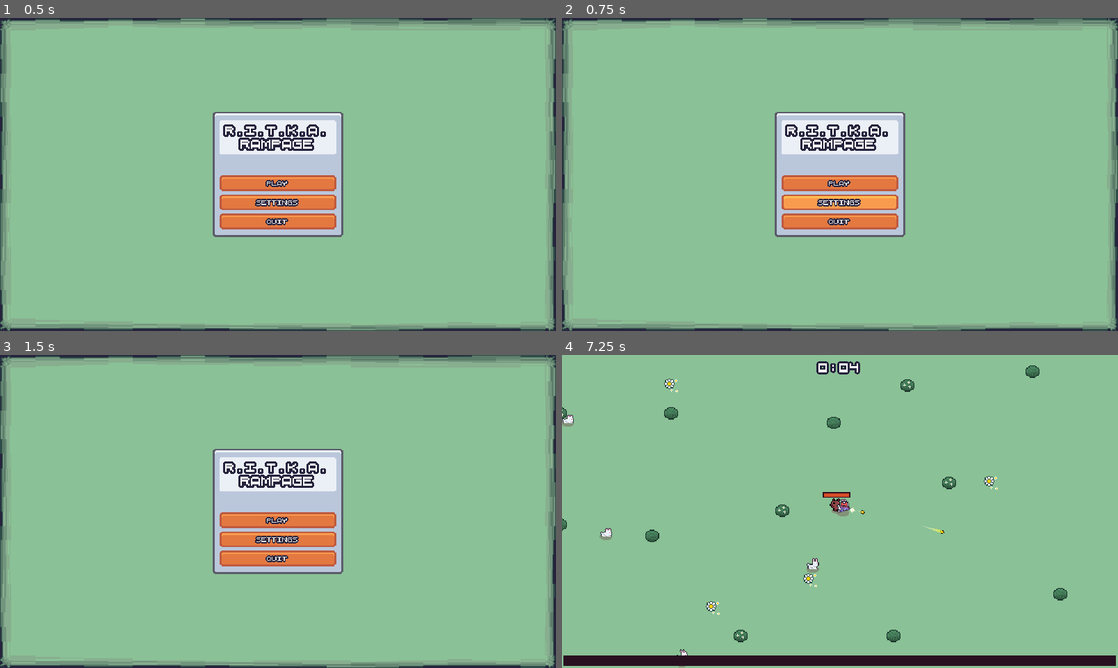
Above: before the commit, frames 1-4 (two rows, left to right).
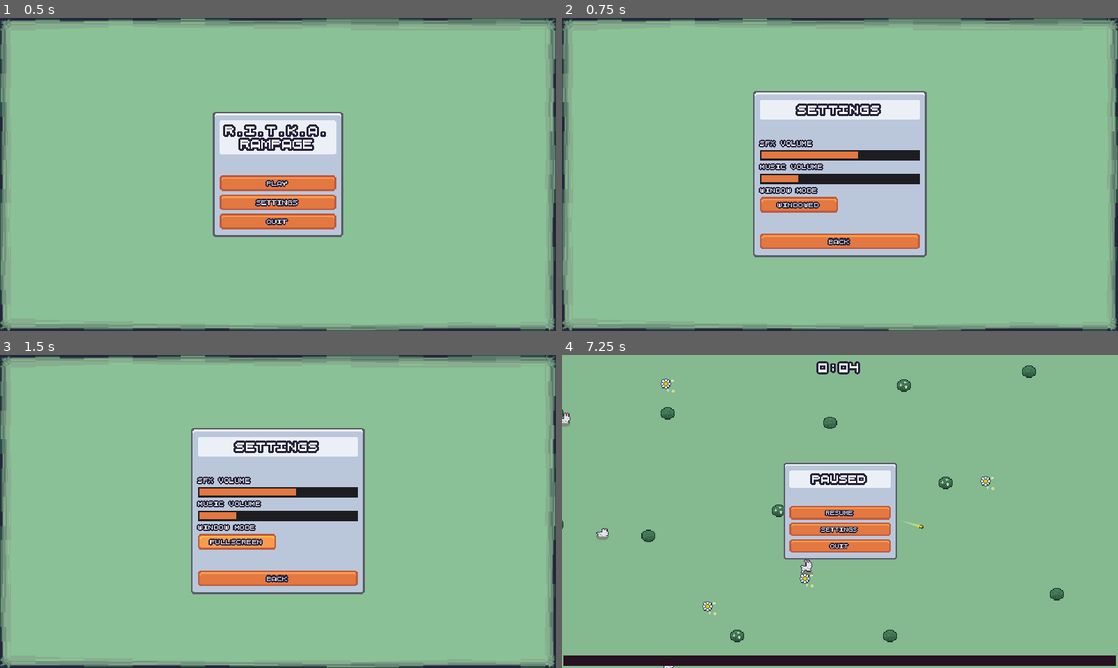
Above: after the commit, the same moments.

Repository: Sundwell/ritka-rampage
Game: Godot game, scene res://scenes/ui/menus/main_menu.tscn
Same seed, same stepped clock (60 frames per second), same inputs: the game is played once before the commit and once after it.
Inputs (mouse positions are in pixels of both pictures, inside the frame that each line leads up to):
- Up to frame 1 (0.5 s): no input
- Up to frame 2 (0.75 s): click "Settings" at 0.5 s
- Up to frame 3 (1.5 s): click "Windowed" at 1.25 s
- Up to frame 4 (7.25 s): click "Back" at 2 s; click "Play" at 2.75 s; tap Enter at 3.5 s; move the mouse to (962, 495) at 3.52 s; press the mouse at (962, 495) at 3.53 s; hold D (move_right) 3.53-4.28 s; move the mouse to (728, 527) at 4.27 s; release the mouse at (728, 527) at 4.28 s; hold S (move_down) 4.28-5.03 s; tap W (move_top) at 4.35, 5.85 s; move the mouse to (895, 442) at 5.02 s; press the mouse at (895, 442) at 5.03 s; hold D (move_right) 5.03-6.53 s; move the mouse to (812, 574) at 5.77 s; release the mouse at (812, 574) at 5.78 s; click (812, 574) at 5.92 s; move the mouse to (1006, 558) at 6.52 s; press the mouse at (1006, 558) at 6.53 s; hold A (move_left) from 6.53 s (still down); tap Escape (pause, bound only after the commit) at 7.15 s

Frame 1 is identical in both runs. In frame 2, 15% of the frame differs, in the area x 34-66%, y 23-77%; in frame 3, 15%; in frame 4, 7.7%.

Commit message:
Added music to main menu and added pause

Diff:
--- a/project.godot
+++ b/project.godot
@@ -17,9 +17,10 @@
 [autoload]
 
 GameEvents="*res://scenes/autoload/game_events.tscn"
-Constants="*res://scripts/constants.gd"
-Utils="*res://scripts/utils.gd"
-GlobalActions="*res://scripts/global_actions.gd"
+Constants="*res://scenes/autoload/constants.gd"
+Utils="*res://scenes/autoload/utils.gd"
+GlobalActions="*res://scenes/autoload/global_actions.gd"
+TweenEffect="*res://scenes/autoload/tween_effect.gd"
 
 [debug]
 
@@ -79,6 +80,11 @@
 "events": [Object(InputEventMouseButton,"resource_local_to_scene":false,"resource_name":"","device":-1,"window_id":0,"a …(253 unchanged characters)…
 ]
 }
+pause={
+"deadzone": 0.5,
+"events": [Object(InputEventKey,"resource_local_to_scene":false,"resource_name":"","device":-1,"window_id":0,"alt_pressed":false,"shift_pressed":false,"ctrl_pressed":false,"meta_pressed":false,"pressed":false,"keycode":0,"physical_keycode":4194305,"key_label":0,"unicode":0,"location":0,"echo":false,"script":null)
+]
+}
 
 [layer_names]
 
--- a/resources/theme/theme.tres
+++ b/resources/theme/theme.tres
@@ -28,6 +28,38 @@
 texture_margin_right = 4.0
 texture_margin_bottom = 5.0
 region_rect = Rect2(2, 34, 12, 12)
+
+[sub_resource type="PlaceholderTexture2D" id="PlaceholderTexture2D_d8te4"]
+size = Vector2(0, 0)
+
+[sub_resource type="PlaceholderTexture2D" id="PlaceholderTexture2D_rxg46"]
+size = Vector2(0, 0)
+
+[sub_resource type="PlaceholderTexture2D" id="PlaceholderTexture2D_2gjlo"]
+size = Vector2(0, 0)
+
+[sub_resource type="StyleBoxFlat" id="StyleBoxFlat_0qngi"]
+bg_color = Color(0.890196, 0.470588, 0.25098, 1)
+border_width_left = 2
+border_width_top = 2
+border_width_right = 2
+border_width_bottom = 2
+border_color = Color(0.8, 0.8, 0.8, 0)
+
+[sub_resource type="StyleBoxFlat" id="StyleBoxFlat_s81ov"]
+bg_color = Color(0.976471, 0.607843, 0.305882, 1)
+border_width_left = 2
+border_width_top = 2
+border_width_right = 2
+border_width_bottom = 2
+border_color = Color(0.8, 0.8, 0.8, 0)
+
+[sub_resource type="StyleBoxFlat" id="StyleBoxFlat_s62qb"]
+content_margin_left = 2.0
+content_margin_top = 6.0
+content_margin_right = 2.0
+content_margin_bottom = 6.0
+bg_color = Color(0.113725, 0.113725, 0.129412, 1)
 
 [sub_resource type="StyleBoxTexture" id="StyleBoxTexture_aqwd6"]
 texture = ExtResource("1_l3myt")
@@ -87,6 +119,13 @@
 Button/styles/hover = SubResource("StyleBoxTexture_l8dja")
 Button/styles/normal = SubResource("StyleBoxTexture_wrbu1")
 Button/styles/pressed = SubResource("StyleBoxTexture_73o4q")
+HSlider/constants/grabber_offset = 2
+HSlider/icons/grabber = SubResource("PlaceholderTexture2D_d8te4")
+HSlider/icons/grabber_disabled = SubResource("PlaceholderTexture2D_rxg46")
+HSlider/icons/grabber_highlight = SubResource("PlaceholderTexture2D_2gjlo")
+HSlider/styles/grabber_area = SubResource("StyleBoxFlat_0qngi")
+HSlider/styles/grabber_area_highlight = SubResource("StyleBoxFlat_s81ov")
+HSlider/styles/slider = SubResource("StyleBoxFlat_s62qb")
 Label/colors/font_outline_color = Color(0.14902, 0.137255, 0.239216, 1)
 Label/constants/outline_size = 5
 Label/font_sizes/font_size = 5
--- /dev/null
+++ b/scenes/autoload/tween_effect.gd
@@ -0,0 +1,9 @@
+extends Node
+
+
+func bouncing_appear(node: CanvasItem, tween: Tween) -> Tween:
+	tween.tween_property(node, "scale", Vector2.ONE, 0.3) \
+			.from(Vector2.ZERO) \
+			.set_ease(Tween.EASE_OUT).set_trans(Tween.TRANS_BACK)
+
+	return tween
--- a/scenes/main/main.gd
+++ b/scenes/main/main.gd
@@ -1,12 +1,20 @@
 extends Node2D
 
 @export var end_screen_scene: PackedScene
+@export var pause_scene: PackedScene
 
 
 func _ready():
 	%Player.health_component.died.connect(on_player_died)
 
 
+func _unhandled_input(event: InputEvent) -> void:
+	if event.is_action_pressed("pause"):
+		var pause_menu = pause_scene.instantiate()
+		add_child(pause_menu)
+		get_tree().root.set_input_as_handled()
+
+
 func on_player_died():
 	var end_screen = end_screen_scene.instantiate()
 	add_child(end_screen)
--- a/scenes/main/main.tscn
+++ b/scenes/main/main.tscn
@@ -6,6 +6,7 @@
 [ext_resource type="PackedScene" uid="uid://r1vpw62fcrjw" path="res://scenes/ui/end_screen.tscn" id="2_jn3hq"]
 [ext_resource type="PackedScene" uid="uid://vixacdyyqg70" path="res://scenes/game_object/bush/bush.tscn" id="2_vx0vm"]
 [ext_resource type="PackedScene" uid="uid://cmt37s18d81vr" path="res://scenes/manager/enemy_manager.tscn" id="2_y0yni"]
+[ext_resource type="PackedScene" uid="uid://6xndi4vlwwav" path="res://scenes/ui/menus/pause_menu.tscn" id="3_0ovt7"]
 [ext_resource type="PackedScene" uid="uid://ddkuoft8656d3" path="res://scenes/cache/particles_cache.tscn" id="3_4e6ny"]
 [ext_resource type="PackedScene" uid="uid://csopqp6wvh5n" path="res://scenes/ui/mutations/experience_bar.tscn" id="3_6rnxb"]
 [ext_resource type="PackedScene" uid="uid://hrmwpla6w5kt" path="res://scenes/manager/arena_time_manager.tscn" id="3_dwsl6"]
@@ -80,13 +81,13 @@
 [node name="Main" type="Node2D"]
 script = ExtResource("1_fqumt")
 end_screen_scene = ExtResource("2_jn3hq")
+pause_scene = ExtResource("3_0ovt7")
 
 [node name="ParticlesCache" parent="." instance=ExtResource("3_4e6ny")]
 position = Vector2(-108, -46)
 
 [node name="SoundtrackPlayerComponent" parent="." instance=ExtResource("4_dy3qn")]
 process_mode = 3
-volume_db = -30.0
 autoplay = true
 
 [node name="ArenaTimeUI" parent="." node_paths=PackedStringArray("arena_time_manager") instance=ExtResource("2_7sja6")]
--- a/scenes/ui/menus/main_menu.gd
+++ b/scenes/ui/menus/main_menu.gd
@@ -1,7 +1,7 @@
 extends CanvasLayer
 
-var main_scene = preload("res://scenes/main/main.tscn")
-var settings_scene = preload("res://settings_menu.tscn")
+@export var settings_scene: PackedScene
+@export var main_scene: PackedScene
 
 @onready var play_button: Button = %PlayButton
 @onready var settings_button: Button = %SettingsButton
--- a/scenes/ui/menus/main_menu.tscn
+++ b/scenes/ui/menus/main_menu.tscn
@@ -1,19 +1,24 @@
-[gd_scene load_steps=6 format=3 uid="uid://b4tothkjcil2f"]
+[gd_scene load_steps=8 format=3 uid="uid://b4tothkjcil2f"]
 
 [ext_resource type="Script" path="res://scenes/ui/menus/main_menu.gd" id="1_ct0pc"]
 [ext_resource type="PackedScene" uid="uid://rij5bvmvffnm" path="res://scenes/ui/app_button.tscn" id="2_a5s15"]
-[ext_resource type="AudioStream" uid="uid://bbhemg8tljnyi" path="res://assets/audio/music/soundtrack_meadow/part_2.wav" id="2_j6e4n"]
+[ext_resource type="PackedScene" uid="uid://5p624wsr7m2d" path="res://scenes/ui/menus/settings_menu.tscn" id="2_movie"]
 [ext_resource type="Texture2D" uid="uid://csm3wy375fqyn" path="res://assets/environment/tileset.png" id="2_udkq3"]
+[ext_resource type="PackedScene" uid="uid://cqd01tgnwtfhh" path="res://scenes/main/main.tscn" id="3_5sin2"]
+[ext_resource type="AudioStream" uid="uid://lviwjb7tg0s3" path="res://assets/audio/music/menu.ogg" id="4_qd6dr"]
 
-[sub_resource type="AudioStreamPlaylist" id="AudioStreamPlaylist_83cbt"]
+[sub_resource type="AudioStreamPlaylist" id="AudioStreamPlaylist_b2ryu"]
+fade_time = 1.0
 stream_count = 1
-stream_0 = ExtResource("2_j6e4n")
+stream_0 = ExtResource("4_qd6dr")
 
 [node name="MainMenu" type="CanvasLayer"]
 script = ExtResource("1_ct0pc")
+settings_scene = ExtResource("2_movie")
+main_scene = ExtResource("3_5sin2")
 
 [node name="AudioStreamPlayer" type="AudioStreamPlayer" parent="."]
-stream = SubResource("AudioStreamPlaylist_83cbt")
+stream = SubResource("AudioStreamPlaylist_b2ryu")
 autoplay = true
 bus = &"Music"
 
--- /dev/null
+++ b/scenes/ui/menus/pause_menu.gd
@@ -0,0 +1,58 @@
+extends CanvasLayer
+
+@export var settings_scene: PackedScene
+var is_closing := false
+
+@onready var resume_button: Button = %ResumeButton
+@onready var settings_button: Button = %SettingsButton
+@onready var quit_button: Button = %QuitButton
+@onready var panel_container: PanelContainer = $MarginContainer/PanelContainer
+@onready var animation_player: AnimationPlayer = $AnimationPlayer
+
+
+func _ready() -> void:
+	animation_player.play("default")
+	GlobalActions.pause_game()
+	panel_container.pivot_offset = panel_container.size / 2
+	var tween = create_tween()
+	TweenEffect.bouncing_appear(panel_container, tween)
+
+	resume_button.pressed.connect(on_resume_pressed)
+	settings_button.pressed.connect(on_settings_pressed)
+	quit_button.pressed.connect(on_quit_pressed)
+
+
+func _unhandled_input(event: InputEvent) -> void:
+	if event.is_action_pressed("pause"):
+		close()
+		get_tree().root.set_input_as_handled()
+
+
+func close():
+	if is_closing:
+		return
+
+	is_closing = true
+
+	animation_player.play_backwards("default")
+	GlobalActions.unpause_game()
+	queue_free()
+
+
+func on_resume_pressed():
+	close()
+
+
+func on_settings_pressed():
+	var settings_menu = settings_scene.instantiate() as SettingsMenu
+	add_child(settings_menu)
+	settings_menu.back_pressed.connect(on_settings_back_pressed.bind(settings_menu))
+
+
+func on_settings_back_pressed(settings_menu: SettingsMenu):
+	settings_menu.queue_free()
+
+
+func on_quit_pressed():
+	GlobalActions.unpause_game()
+	get_tree().change_scene_to_file("res://scenes/ui/menus/main_menu.tscn")
--- /dev/null
+++ b/scenes/ui/menus/pause_menu.tscn
@@ -0,0 +1,124 @@
+[gd_scene load_steps=7 format=3 uid="uid://6xndi4vlwwav"]
+
+[ext_resource type="Script" path="res://scenes/ui/menus/pause_menu.gd" id="1_ffoyu"]
+[ext_resource type="PackedScene" uid="uid://5p624wsr7m2d" path="res://scenes/ui/menus/settings_menu.tscn" id="2_dehwt"]
+[ext_resource type="PackedScene" uid="uid://rij5bvmvffnm" path="res://scenes/ui/app_button.tscn" id="2_mxojf"]
+
+[sub_resource type="Animation" id="Animation_sx5pp"]
+length = 0.001
+tracks/0/type = "value"
+tracks/0/imported = false
+tracks/0/enabled = true
+tracks/0/path = NodePath("ColorRect:modulate")
+tracks/0/interp = 1
+tracks/0/loop_wrap = true
+tracks/0/keys = {
+"times": PackedFloat32Array(0),
+"transitions": PackedFloat32Array(1),
+"update": 0,
+"values": [Color(1, 1, 1, 1)]
+}
+
+[sub_resource type="Animation" id="Animation_ijgn8"]
+resource_name = "default"
+length = 0.3
+step = 0.05
+tracks/0/type = "value"
+tracks/0/imported = false
+tracks/0/enabled = true
+tracks/0/path = NodePath("ColorRect:modulate")
+tracks/0/interp = 2
+tracks/0/loop_wrap = true
+tracks/0/keys = {
+"times": PackedFloat32Array(0, 0.3),
+"transitions": PackedFloat32Array(1, 1),
+"update": 0,
+"values": [Color(1, 1, 1, 0), Color(1, 1, 1, 0.419608)]
+}
+
+[sub_resource type="AnimationLibrary" id="AnimationLibrary_7bqv3"]
+_data = {
+"RESET": SubResource("Animation_sx5pp"),
+"default": SubResource("Animation_ijgn8")
+}
+
+[node name="PauseMenu" type="CanvasLayer"]
+process_mode = 3
+script = ExtResource("1_ffoyu")
+settings_scene = ExtResource("2_dehwt")
+
+[node name="AnimationPlayer" type="AnimationPlayer" parent="."]
+libraries = {
+"": SubResource("AnimationLibrary_7bqv3")
+}
+
+[node name="ColorRect" type="ColorRect" parent="."]
+anchors_preset = 15
+anchor_right = 1.0
+anchor_bottom = 1.0
+grow_horizontal = 2
+grow_vertical = 2
+color = Color(0.133333, 0.137255, 0.137255, 1)
+
+[node name="MarginContainer" type="MarginContainer" parent="."]
+anchors_preset = 15
+anchor_right = 1.0
+anchor_bottom = 1.0
+grow_horizontal = 2
+grow_vertical = 2
+
+[node name="PanelContainer" type="PanelContainer" parent="MarginContainer"]
+custom_minimum_size = Vector2(150, 0)
+layout_mode = 2
+size_flags_horizontal = 4
+size_flags_vertical = 4
+
+[node name="MarginContainer" type="MarginContainer" parent="MarginContainer/PanelContainer"]
+layout_mode = 2
+theme_override_constants/margin_left = 4
+theme_override_constants/margin_top = 4
+theme_override_constants/margin_right = 4
+theme_override_constants/margin_bottom = 4
+
+[node name="VBoxContainer" type="VBoxContainer" parent="MarginContainer/PanelContainer/MarginContainer"]
+layout_mode = 2
+theme_override_constants/separation = 24
+
+[node name="PanelContainer" type="PanelContainer" parent="MarginContainer/PanelContainer/MarginContainer/VBoxContainer"]
+layout_mode = 2
+theme_type_variation = &"WUTitleStatPanelContainer"
+
+[node name="MarginContainer" type="MarginContainer" parent="MarginContainer/PanelContainer/MarginContainer/VBoxContainer/PanelContainer"]
+custom_minimum_size = Vector2(100, 0)
+layout_mode = 2
+theme_override_constants/margin_left = 4
+theme_override_constants/margin_top = 4
+theme_override_constants/margin_right = 4
+theme_override_constants/margin_bottom = 4
+
+[node name="Label" type="Label" parent="MarginContainer/PanelContainer/MarginContainer/VBoxContainer/PanelContainer/MarginContainer"]
+custom_minimum_size = Vector2(100, 0)
+layout_mode = 2
+theme_override_constants/outline_size = 9
+theme_override_font_sizes/font_size = 10
+text = "Paused"
+horizontal_alignment = 1
+autowrap_mode = 2
+
+[node name="VBoxContainer" type="VBoxContainer" parent="MarginContainer/PanelContainer/MarginContainer/VBoxContainer"]
+layout_mode = 2
+
+[node name="ResumeButton" parent="MarginContainer/PanelContainer/MarginContainer/VBoxContainer/VBoxContainer" instance=ExtResource("2_mxojf")]
+unique_name_in_owner = true
+layout_mode = 2
+text = "Resume"
+
+[node name="SettingsButton" parent="MarginContainer/PanelContainer/MarginContainer/VBoxContainer/VBoxContainer" instance=ExtResource("2_mxojf")]
+unique_name_in_owner = true
+layout_mode = 2
+text = "Settings"
+
+[node name="QuitButton" parent="MarginContainer/PanelContainer/MarginContainer/VBoxContainer/VBoxContainer" instance=ExtResource("2_mxojf")]
+unique_name_in_owner = true
+layout_mode = 2
+text = "Quit"
--- /dev/null
+++ b/scenes/ui/menus/settings_menu.tscn
@@ -0,0 +1,103 @@
+[gd_scene load_steps=3 format=3 uid="uid://5p624wsr7m2d"]
+
+[ext_resource type="PackedScene" uid="uid://rij5bvmvffnm" path="res://scenes/ui/app_button.tscn" id="1_2q4dh"]
+[ext_resource type="Script" path="res://scenes/ui/menus/settings_menu.gd" id="1_r4niq"]
+
+[node name="SettingsMenu" type="CanvasLayer"]
+layer = 2
+script = ExtResource("1_r4niq")
+
+[node name="MarginContainer" type="MarginContainer" parent="."]
+anchors_preset = 15
+anchor_right = 1.0
+anchor_bottom = 1.0
+grow_horizontal = 2
+grow_vertical = 2
+
+[node name="PanelContainer" type="PanelContainer" parent="MarginContainer"]
+custom_minimum_size = Vector2(200, 0)
+layout_mode = 2
+size_flags_horizontal = 4
+size_flags_vertical = 4
+
+[node name="MarginContainer" type="MarginContainer" parent="MarginContainer/PanelContainer"]
+layout_mode = 2
+theme_override_constants/margin_left = 4
+theme_override_constants/margin_top = 4
+theme_override_constants/margin_right = 4
+theme_override_constants/margin_bottom = 4
+
+[node name="VBoxContainer" type="VBoxContainer" parent="MarginContainer/PanelContainer/MarginContainer"]
+layout_mode = 2
+theme_override_constants/separation = 24
+
+[node name="PanelContainer" type="PanelContainer" parent="MarginContainer/PanelContainer/MarginContainer/VBoxContainer"]
+layout_mode = 2
+theme_type_variation = &"WUTitleStatPanelContainer"
+
+[node name="MarginContainer" type="MarginContainer" parent="MarginContainer/PanelContainer/MarginContainer/VBoxContainer/PanelContainer"]
+custom_minimum_size = Vector2(100, 0)
+layout_mode = 2
+theme_override_constants/margin_left = 4
+theme_override_constants/margin_top = 4
+theme_override_constants/margin_right = 4
+theme_override_constants/margin_bottom = 4
+
+[node name="Label" type="Label" parent="MarginContainer/PanelContainer/MarginContainer/VBoxContainer/PanelContainer/MarginContainer"]
+custom_minimum_size = Vector2(100, 0)
+layout_mode = 2
+theme_override_constants/outline_size = 9
+theme_override_font_sizes/font_size = 10
+text = "Settings"
+horizontal_alignment = 1
+autowrap_mode = 2
+
+[node name="OptionsContainer" type="VBoxContainer" parent="MarginContainer/PanelContainer/MarginContainer/VBoxContainer"]
+layout_mode = 2
+
+[node name="SfxContainer" type="VBoxContainer" parent="MarginContainer/PanelContainer/MarginContainer/VBoxContainer/OptionsContainer"]
+layout_mode = 2
+
+[node name="Label" type="Label" parent="MarginContainer/PanelContainer/MarginContainer/VBoxContainer/OptionsContainer/SfxContainer"]
+layout_mode = 2
+text = "SFX Volume"
+
+[node name="SfxSlider" type="HSlider" parent="MarginContainer/PanelContainer/MarginContainer/VBoxContainer/OptionsContainer/SfxContainer"]
+unique_name_in_owner = true
+layout_mode = 2
+max_value = 1.0
+step = 0.01
+value = 0.5
+
+[node name="MusicContainer" type="VBoxContainer" parent="MarginContainer/PanelContainer/MarginContainer/VBoxContainer/OptionsContainer"]
+layout_mode = 2
+
+[node name="Label" type="Label" parent="MarginContainer/PanelContainer/MarginContainer/VBoxContainer/OptionsContainer/MusicContainer"]
+layout_mode = 2
+text = "Music Volume"
+
+[node name="MusicSlider" type="HSlider" parent="MarginContainer/PanelContainer/MarginContainer/VBoxContainer/OptionsContainer/MusicContainer"]
+unique_name_in_owner = true
+layout_mode = 2
+max_value = 1.0
+step = 0.01
+value = 0.5
+
+[node name="WindowContainer" type="VBoxContainer" parent="MarginContainer/PanelContainer/MarginContainer/VBoxContainer/OptionsContainer"]
+layout_mode = 2
+size_flags_horizontal = 0
+
+[node name="Label" type="Label" parent="MarginContainer/PanelContainer/MarginContainer/VBoxContainer/OptionsContainer/WindowContainer"]
+layout_mode = 2
+text = "Window Mode"
+
+[node name="WindowButton" parent="MarginContainer/PanelContainer/MarginContainer/VBoxContainer/OptionsContainer/WindowContainer" instance=ExtResource("1_2q4dh")]
+unique_name_in_owner = true
+custom_minimum_size = Vector2(90, 0)
+layout_mode = 2
+text = "Windowed"
+
+[node name="BackButton" parent="MarginContainer/PanelContainer/MarginContainer/VBoxContainer" instance=ExtResource("1_2q4dh")]
+unique_name_in_owner = true
+layout_mode = 2
+text = "Back"
--- a/scenes/weapons/pistol/pistol.tscn
+++ b/scenes/weapons/pistol/pistol.tscn
@@ -74,7 +74,7 @@
 
 [node name="ShotSound" type="AudioStreamPlayer" parent="SFX"]
 stream = ExtResource("4_it1t1")
-volume_db = -16.0
+bus = &"SFX"
 
 [node name="Sprite2D" type="Sprite2D" parent="."]
 scale = Vector2(0.75, 0.75)
--- a/settings_menu.tscn
+++ /dev/null
@@ -1,86 +0,0 @@
-[gd_scene load_steps=3 format=3 uid="uid://5p624wsr7m2d"]
-
-[ext_resource type="PackedScene" uid="uid://rij5bvmvffnm" path="res://scenes/ui/app_button.tscn" id="1_2q4dh"]
-[ext_resource type="Script" path="res://settings_menu.gd" id="1_r4niq"]
-
-[node name="SettingsMenu" type="CanvasLayer"]
-script = ExtResource("1_r4niq")
-
-[node name="MarginContainer" type="MarginContainer" parent="."]
-anchors_preset = 15
-anchor_right = 1.0
-anchor_bottom = 1.0
-grow_horizontal = 2
-grow_vertical = 2
-
-[node name="PanelContainer" type="PanelContainer" parent="MarginContainer"]
-custom_minimum_size = Vector2(200, 0)
-layout_mode = 2
-size_flags_horizontal = 4
-size_flags_vertical = 4
-
-[node name="MarginContainer" type="MarginContainer" parent="MarginContainer/PanelContainer"]
-layout_mode = 2
-theme_override_constants/margin_left = 4
-theme_override_constants/margin_top = 4
-theme_override_constants/margin_right = 4
-theme_override_constants/margin_bottom = 4
-
-[node name="VBoxContainer" type="VBoxContainer" parent="MarginContainer/PanelContainer/MarginContainer"]
-layout_mode = 2
-theme_override_constants/separation = 24
-
-[node name="Label" type="Label" parent="MarginContainer/PanelContainer/MarginContainer/VBoxContainer"]
-layout_mode = 2
-theme_override_constants/outline_size = 9
-theme_override_font_sizes/font_size = 10
-text = "Settings"
-horizontal_alignment = 1
-
-[node name="OptionsContainer" type="VBoxContainer" parent="MarginContainer/PanelContainer/MarginContainer/VBoxContainer"]
-layout_mode = 2
-
-[node name="SfxContainer" type="VBoxContainer" parent="MarginContainer/PanelContainer/MarginContainer/VBoxContainer/OptionsContainer"]
-layout_mode = 2
-
-[node name="Label" type="Label" parent="MarginContainer/PanelContainer/MarginContainer/VBoxContainer/OptionsContainer/SfxContainer"]
-layout_mode = 2
-text = "SFX Volume"
-
-[node name="SfxSlider" type="HSlider" parent="MarginContainer/PanelContainer/MarginContainer/VBoxContainer/OptionsContainer/SfxContainer"]
-unique_name_in_owner = true
-layout_mode = 2
-max_value = 1.0
-step = 0.01
-
-[node name="MusicContainer" type="VBoxContainer" parent="MarginContainer/PanelContainer/MarginContainer/VBoxContainer/OptionsContainer"]
-layout_mode = 2
-
-[node name="Label" type="Label" parent="MarginContainer/PanelContainer/MarginContainer/VBoxContainer/OptionsContainer/MusicContainer"]
-layout_mode = 2
-text = "Music Volume"
-
-[node name="MusicSlider" type="HSlider" parent="MarginContainer/PanelContainer/MarginContainer/VBoxContainer/OptionsContainer/MusicContainer"]
-unique_name_in_owner = true
-layout_mode = 2
-max_value = 1.0
-step = 0.01
-
-[node name="WindowContainer" type="VBoxContainer" parent="MarginContainer/PanelContainer/MarginContainer/VBoxContainer/OptionsContainer"]
-layout_mode = 2
-size_flags_horizontal = 0
-
-[node name="Label" type="Label" parent="MarginContainer/PanelContainer/MarginContainer/VBoxContainer/OptionsContainer/WindowContainer"]
-layout_mode = 2
-text = "Window Mode"
-
-[node name="WindowButton" parent="MarginContainer/PanelContainer/MarginContainer/VBoxContainer/OptionsContainer/WindowContainer" instance=ExtResource("1_2q4dh")]
-unique_name_in_owner = true
-custom_minimum_size = Vector2(90, 0)
-layout_mode = 2
-text = "Windowed"
-
-[node name="BackButton" parent="MarginContainer/PanelContainer/MarginContainer/VBoxContainer" instance=ExtResource("1_2q4dh")]
-unique_name_in_owner = true
-layout_mode = 2
-text = "Back"
Not shown, added: assets/audio/music/menu.ogg.import
Not shown: 1 places in resources/theme/theme.tres that only renumber resources
Renamed: scripts/constants.gd -> scenes/autoload/constants.gd
Renamed: scripts/global_actions.gd -> scenes/autoload/global_actions.gd
Renamed: scripts/utils.gd -> scenes/autoload/utils.gd
Not shown: 1 places in scenes/main/main.tscn that only renumber resources
Renamed: settings_menu.gd -> scenes/ui/menus/settings_menu.gd
Not shown, added: assets/audio/music/menu.ogg
